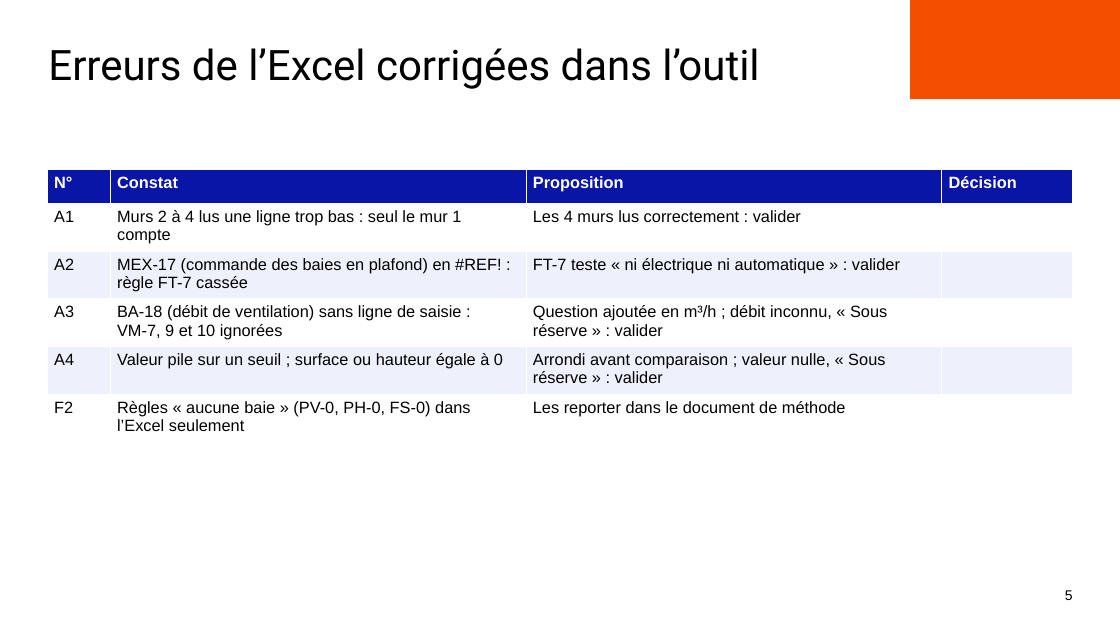
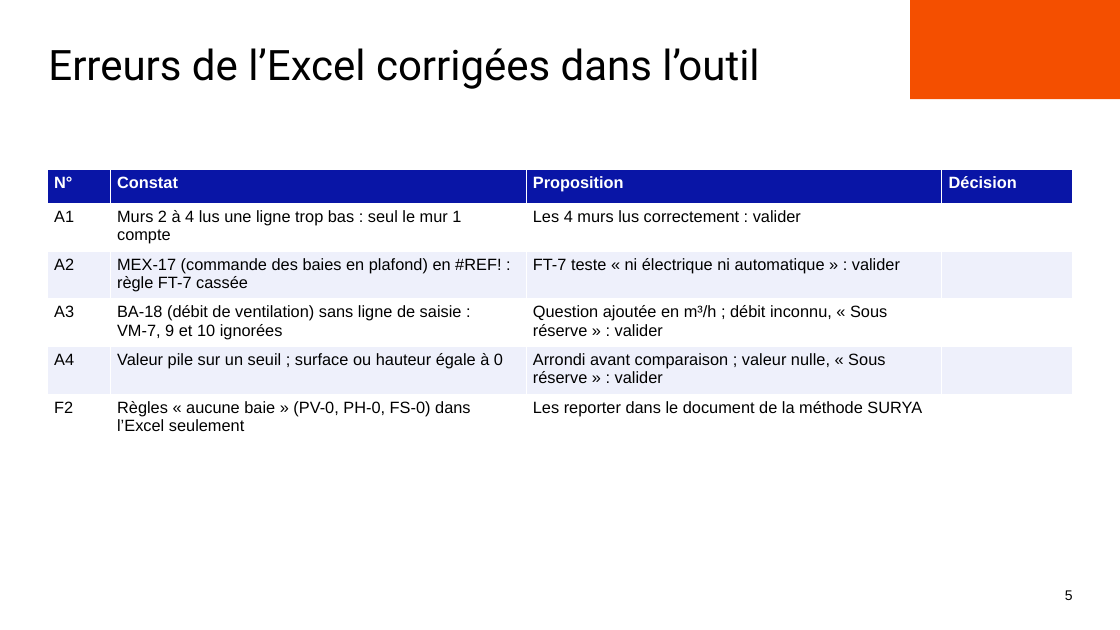
Before and after one commit to benjaminlallemand44/outilplancanicule_methodosurya, a slide deck: slide 5 of docs/presentation/Points_a_trancher_reunion.pptx. Drawn at 1120x630 pixels with LibreOffice and Linux fonts; fonts in the diff are those of the drawing; background and template pictures are left out. Boxes give left, top, right and bottom in pixels: in the first picture for what was removed or moved away, otherwise in the second. Text is boxed around its words. In the diff, an @@ line names an element or a change of style, - is before the commit and + after.

```diff
--- a/docs/presentation/Points_a_trancher_reunion.pptx
+++ b/docs/presentation/Points_a_trancher_reunion.pptx
@@ table at (47, 170, 1072, 435) @@
-row 6, column 3: Les reporter dans le document de méthode
+row 6, column 3: Les reporter dans le document de la méthode SURYA
```
Also in this commit, not shown: 8 other slides changed, 15 other files.
